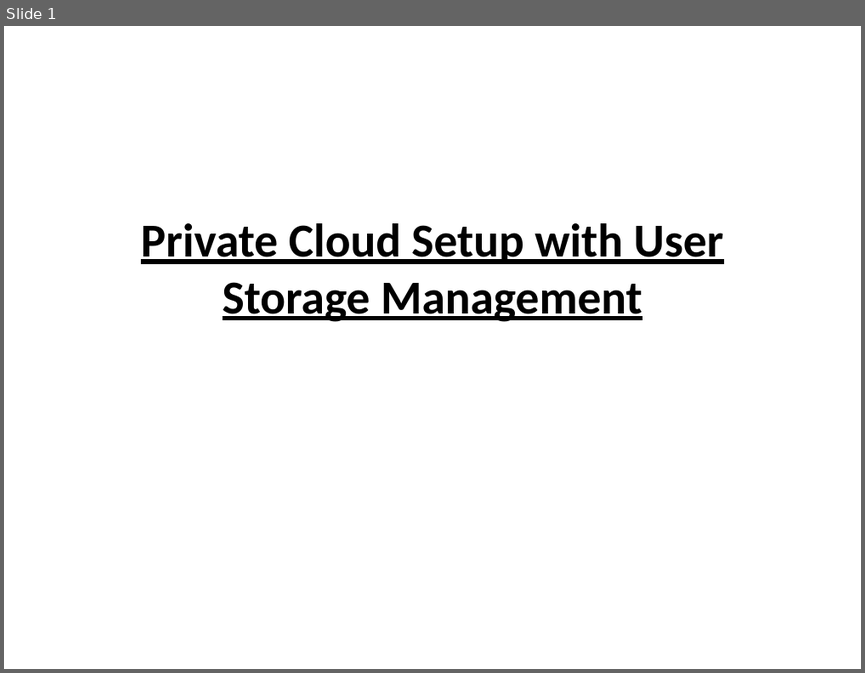
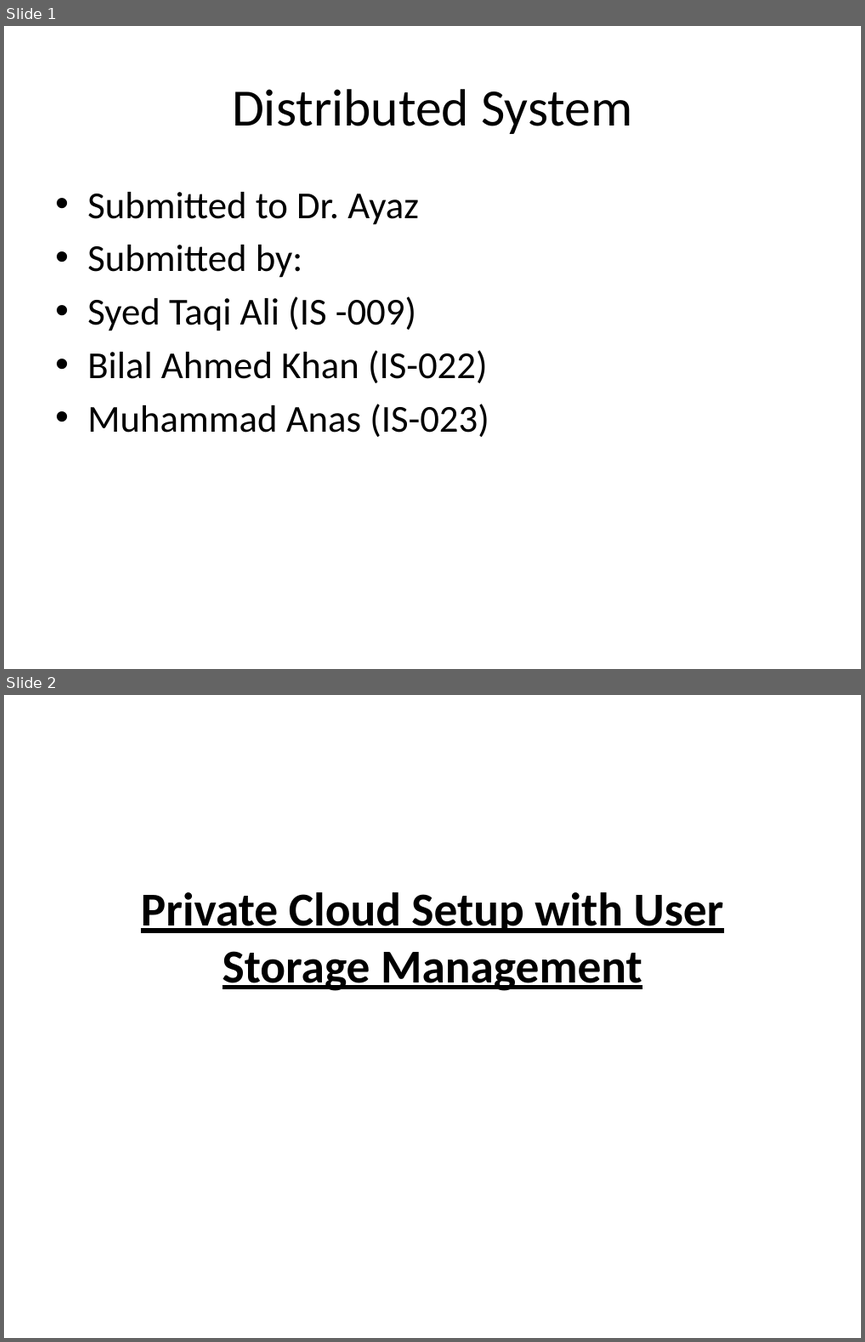
Before and after one commit to DistributedSystems-Fall2018-NEDUET/project-ds-project-group, a slide deck: Project Interim Submission/Private Cloud Setup with User Storage Management.pptx. Shown one above the other, each under a label of ours: slide 1 before the commit, slides 1 and 2 after it. The pictures are 865x673 and 865x1342 pixels, drawn with LibreOffice and Linux fonts; fonts in the diff are those of the drawing. Boxes give left, top, right and bottom in pixels: in the first picture for what was removed or moved away, otherwise in the second. Text is boxed around its words. In the diff, an @@ line names an element or a change of style, - is before the commit and + after.

Commit message:
Presentation Updated

```diff
--- a/Project Interim Submission/Private Cloud Setup with User Storage Management.pptx
+++ b/Project Interim Submission/Private Cloud Setup with User Storage Management.pptx
@@ slide 1 added at bbox=[4, 26, 861, 669], background #FFFFFF @@
@@ title added at bbox=[232, 89, 632, 134], 44 pt, text #000000 @@
+Distributed System
@@ text added at bbox=[87, 192, 489, 437], 32 pt, text #000000 @@
+• Submitted to Dr. Ayaz
+• Submitted by:
+• Syed Taqi Ali (IS -009)
+• Bilal Ahmed Khan (IS-022)
+• Muhammad Anas (IS-023)
@@ what was slide 1 is now slide 2 @@
```
